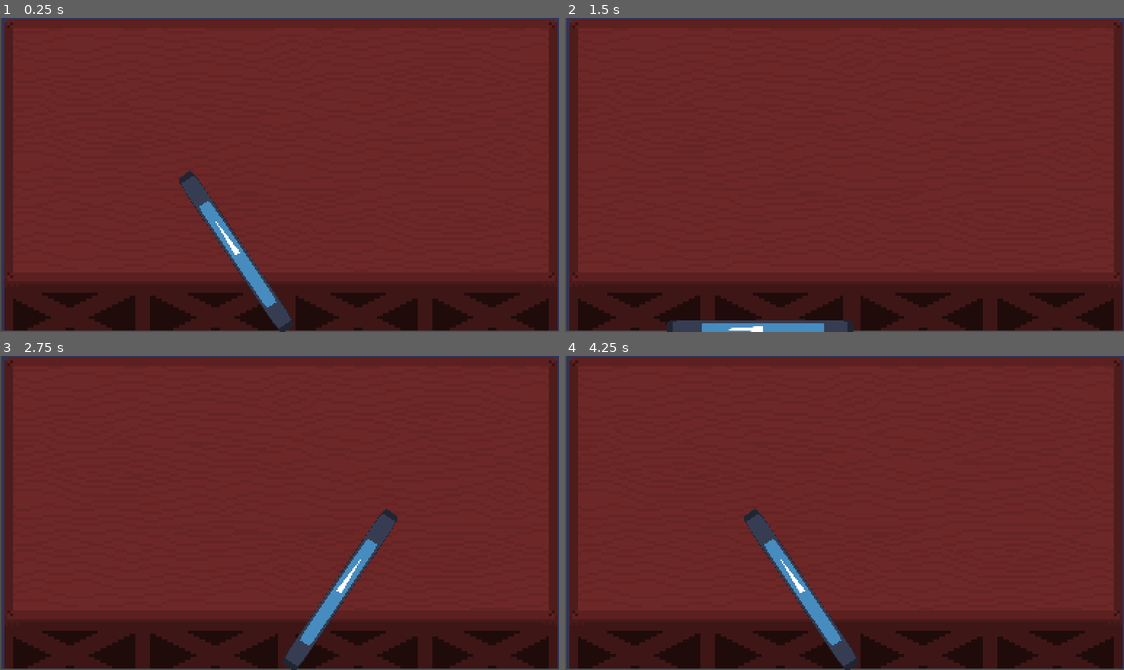
Above: before the commit, frames 1-4 (two rows, left to right).
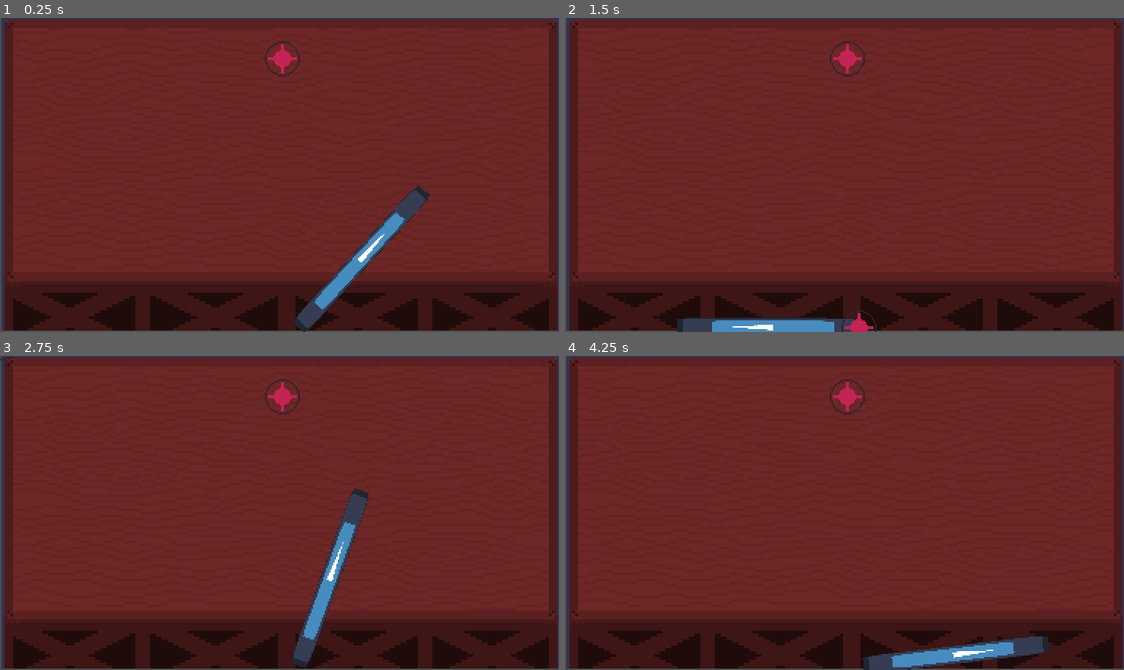
Above: after the commit, the same moments.

Repository: DevChimera/GGJ24
Game: Godot game, scene res://scenes/main/main.tscn
Same seed, same stepped clock (60 frames per second), same inputs: the game is played once before the commit and once after it. The engine's default icon, where the game draws it, is replaced by a stand-in: a white triangle on a blue panel in a dark square.
Inputs:
- Up to frame 1 (0.25 s): no input
- Up to frame 2 (1.5 s): tap Up (shoot) at 0.6, 1.35 s
- Up to frame 3 (2.75 s): tap Up (shoot) at 2.1 s
- Up to frame 4 (4.25 s): tap Up (shoot) at 2.85, 3.6 s

The runs differ from the first frame. In frame 1, 4.1% of the frame differs, in the area x 32-77%, y 7-100%; in frame 2, 1.2%; in frame 3, 3.1%; in frame 4, 4.1%.

Commit message:
disparo tomates

Diff:
--- a/scenes/components/bullet.tscn
+++ b/scenes/components/bullet.tscn
@@ -1,8 +1,53 @@
-[gd_scene load_steps=2 format=3 uid="uid://b2mvg8yo7cd8i"]
+[gd_scene load_steps=6 format=3 uid="uid://b2mvg8yo7cd8i"]
 
-[ext_resource type="Texture2D" uid="uid://coea6elch4arg" path="res://icon.svg" id="1_gohn0"]
+[ext_resource type="Texture2D" uid="uid://b8j671vhkv1qx" path="res://assets/minigamesLevels/tomato/face_a.png" id="1_7wftt"]
 
-[node name="Bullet" type="Node2D"]
+[sub_resource type="Curve2D" id="Curve2D_jbypm"]
+_data = {
+"points": PackedVector2Array(0, 0, 0, 0, 0, 0, 0, 0, 0, 0, 0, -400, 0, 0, 0, 0, 0, -400, 0, 0, 0, 0, 0, -400)
+}
+point_count = 4
 
-[node name="Sprite2D" type="Sprite2D" parent="."]
-texture = ExtResource("1_gohn0")
+[sub_resource type="Animation" id="Animation_0vyqm"]
+resource_name = "shoot"
+length = 0.4
+tracks/0/type = "value"
+tracks/0/imported = false
+tracks/0/enabled = true
+tracks/0/path = NodePath("PathFollow2D:progress_ratio")
+tracks/0/interp = 2
+tracks/0/loop_wrap = true
+tracks/0/keys = {
+"times": PackedFloat32Array(0, 0.4),
+"transitions": PackedFloat32Array(1.68179, 1),
+"update": 0,
+"values": [0.0, 1.0]
+}
+
+[sub_resource type="AnimationLibrary" id="AnimationLibrary_vtdqm"]
+_data = {
+"shoot": SubResource("Animation_0vyqm")
+}
+
+[sub_resource type="CircleShape2D" id="CircleShape2D_qgxj2"]
+
+[node name="Bullet" type="Path2D"]
+curve = SubResource("Curve2D_jbypm")
+
+[node name="AnimationPlayer" type="AnimationPlayer" parent="."]
+libraries = {
+"": SubResource("AnimationLibrary_vtdqm")
+}
+autoplay = "shoot"
+speed_scale = 0.5
+
+[node name="PathFollow2D" type="PathFollow2D" parent="."]
+rotation = -1.5708
+
+[node name="Sprite2D" type="Sprite2D" parent="PathFollow2D"]
+texture = ExtResource("1_7wftt")
+
+[node name="Area2D" type="Area2D" parent="PathFollow2D"]
+
+[node name="CollisionShape2D" type="CollisionShape2D" parent="PathFollow2D/Area2D"]
+shape = SubResource("CircleShape2D_qgxj2")
--- a/scenes/components/hit_point_component.tscn
+++ b/scenes/components/hit_point_component.tscn
@@ -1,13 +1,16 @@
-[gd_scene load_steps=3 format=3 uid="uid://dxjsr6kf721rf"]
+[gd_scene load_steps=4 format=3 uid="uid://dxjsr6kf721rf"]
 
 [ext_resource type="Script" path="res://scenes/components/hit_point_component.gd" id="1_kiuyy"]
+[ext_resource type="Texture2D" uid="uid://b8j671vhkv1qx" path="res://assets/minigamesLevels/tomato/face_a.png" id="2_urqwo"]
 
 [sub_resource type="CircleShape2D" id="CircleShape2D_0qcm4"]
+radius = 12.0
 
 [node name="HitPointComponent" type="Node2D"]
 script = ExtResource("1_kiuyy")
 
 [node name="Sprite2D" type="Sprite2D" parent="."]
+texture = ExtResource("2_urqwo")
 
 [node name="Area2D" type="Area2D" parent="."]
 
--- a/scenes/components/shoot_component_angle.gd
+++ b/scenes/components/shoot_component_angle.gd
@@ -1,8 +1,27 @@
 extends Node2D
 
+@onready var sprite_2d = $Sprite2D
 @onready var animation_player = $AnimationPlayer
 @export var velocity : float = 1
+@onready var shoot_delay = $ShootDelay
 
+var bullet = preload("res://scenes/components/bullet.tscn")
 
 func _ready():
 	animation_player.speed_scale = velocity
+	shoot_delay.timeout.connect(on_shoot_delay_timeout)
+
+func _input(event):
+	if event.is_action("shoot") && event.is_pressed():
+		shoot()
+
+func shoot():
+	animation_player.pause()
+	shoot_delay.start()
+	var new = bullet.instantiate()
+	new.global_position = sprite_2d.global_position
+	new.global_rotation = sprite_2d.global_rotation
+	add_child(new)
+
+func on_shoot_delay_timeout():
+	animation_player.play("angle")
--- a/scenes/components/shoot_component_angle.tscn
+++ b/scenes/components/shoot_component_angle.tscn
@@ -40,8 +40,14 @@
 "angle": SubResource("Animation_q7h75")
 }
 
-[node name="ShootComponentHorizontal" type="Node2D"]
+[node name="ShootComponentAngle" type="Node2D"]
 script = ExtResource("1_1yb3v")
+
+[node name="AnimationPlayer" type="AnimationPlayer" parent="."]
+libraries = {
+"": SubResource("AnimationLibrary_57ban")
+}
+autoplay = "angle"
 
 [node name="Sprite2D" type="Sprite2D" parent="."]
 position = Vector2(205, 213)
@@ -49,8 +55,5 @@
 texture = ExtResource("2_kdisd")
 offset = Vector2(0, -64)
 
-[node name="AnimationPlayer" type="AnimationPlayer" parent="."]
-libraries = {
-"": SubResource("AnimationLibrary_57ban")
-}
-autoplay = "angle"
+[node name="ShootDelay" type="Timer" parent="."]
+wait_time = 0.4
--- a/scenes/components/shoot_component_horizontal.tscn
+++ b/scenes/components/shoot_component_horizontal.tscn
@@ -2,6 +2,21 @@
 
 [ext_resource type="Script" path="res://scenes/components/shoot_component.gd" id="1_ma4gq"]
 [ext_resource type="Texture2D" uid="uid://coea6elch4arg" path="res://icon.svg" id="2_e3nqj"]
+
+[sub_resource type="Animation" id="Animation_lstqe"]
+length = 0.001
+tracks/0/type = "value"
+tracks/0/imported = false
+tracks/0/enabled = true
+tracks/0/path = NodePath("Sprite2D:position")
+tracks/0/interp = 1
+tracks/0/loop_wrap = true
+tracks/0/keys = {
+"times": PackedFloat32Array(0),
+"transitions": PackedFloat32Array(1),
+"update": 0,
+"values": [Vector2(0, 0)]
+}
 
 [sub_resource type="Animation" id="Animation_k2wb0"]
 resource_name = "horizontal"
@@ -17,21 +32,6 @@
 "transitions": PackedFloat32Array(0.7, 0.7, 0.7),
 "update": 0,
 "values": [Vector2(64, 416), Vector2(576, 416), Vector2(64, 416)]
-}
-
-[sub_resource type="Animation" id="Animation_lstqe"]
-length = 0.001
-tracks/0/type = "value"
-tracks/0/imported = false
-tracks/0/enabled = true
-tracks/0/path = NodePath("Sprite2D:position")
-tracks/0/interp = 1
-tracks/0/loop_wrap = true
-tracks/0/keys = {
-"times": PackedFloat32Array(0),
-"transitions": PackedFloat32Array(1),
-"update": 0,
-"values": [Vector2(0, 0)]
 }
 
 [sub_resource type="AnimationLibrary" id="AnimationLibrary_dfwmg"]
--- a/scenes/components/tomato_table.tscn
+++ b/scenes/components/tomato_table.tscn
@@ -11,4 +11,4 @@
 centered = false
 
 [node name="HitPointComponent" parent="." instance=ExtResource("2_r4ke5")]
-position = Vector2(199, 137)
+position = Vector2(193, 29)
--- a/scenes/main/main.gd
+++ b/scenes/main/main.gd
@@ -10,6 +10,7 @@
 var min_id = 0
 var current_min : Node
 var current_min_comp : MiniGameComponent
+
 func _ready():
 	select_minigames()
 
--- a/scenes/main/main.tscn
+++ b/scenes/main/main.tscn
@@ -1,9 +1,6 @@
-[gd_scene load_steps=3 format=3 uid="uid://ywc1r01ngctr"]
+[gd_scene load_steps=2 format=3 uid="uid://ywc1r01ngctr"]
 
 [ext_resource type="Script" path="res://scenes/main/main.gd" id="1_omxc1"]
-[ext_resource type="PackedScene" uid="uid://55yglby40hxe" path="res://scenes/minigames/lanza_tomates.tscn" id="2_jo4rk"]
 
 [node name="Main" type="Node"]
 script = ExtResource("1_omxc1")
-
-[node name="LanzaTomates" parent="." instance=ExtResource("2_jo4rk")]
--- a/scenes/minigames/lanza_tomates.tscn
+++ b/scenes/minigames/lanza_tomates.tscn
@@ -14,5 +14,5 @@
 [node name="TomatoTable" parent="." instance=ExtResource("4_htq8y")]
 position = Vector2(1, -1)
 
-[node name="ShootComponentHorizontal" parent="." instance=ExtResource("3_lmtay")]
-position = Vector2(-7, 1)
+[node name="ShootComponentAngle" parent="." instance=ExtResource("3_lmtay")]
+velocity = 0.5
Not shown, added: assets/minigamesLevels/tomato/face_a.png.import
